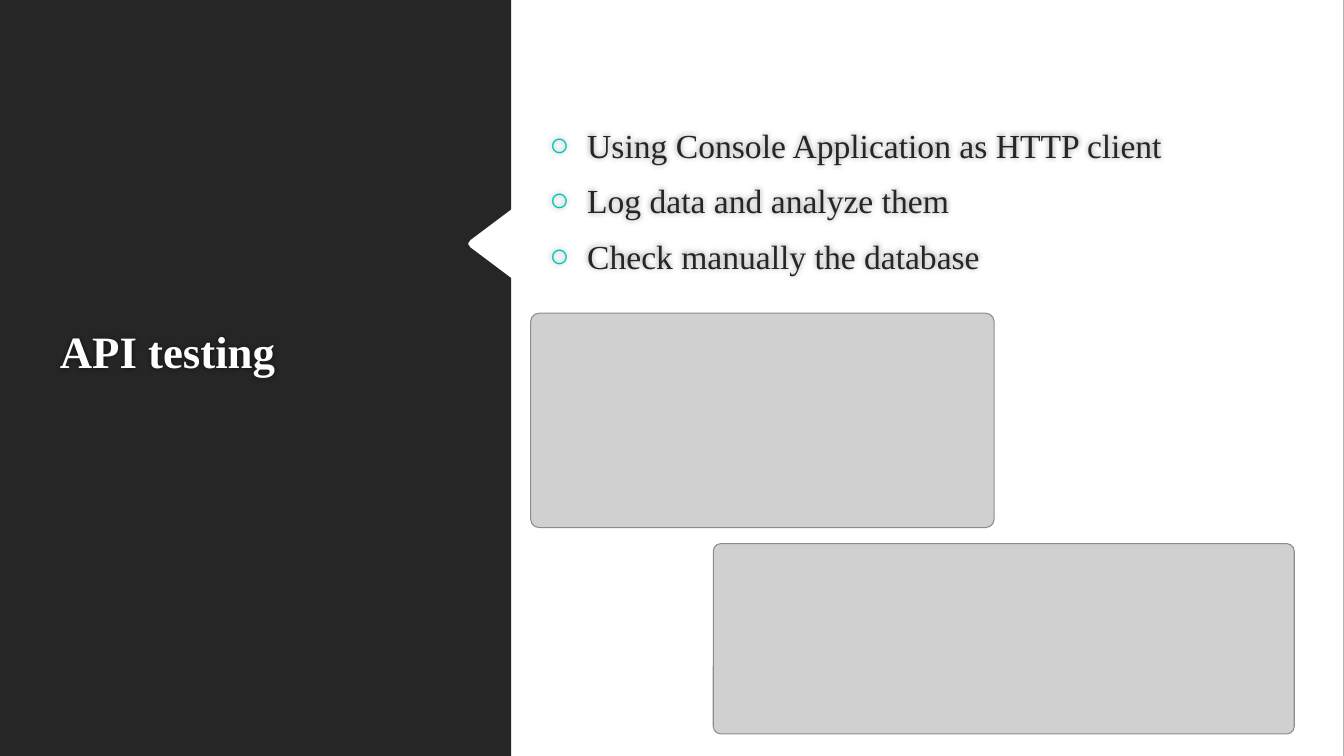
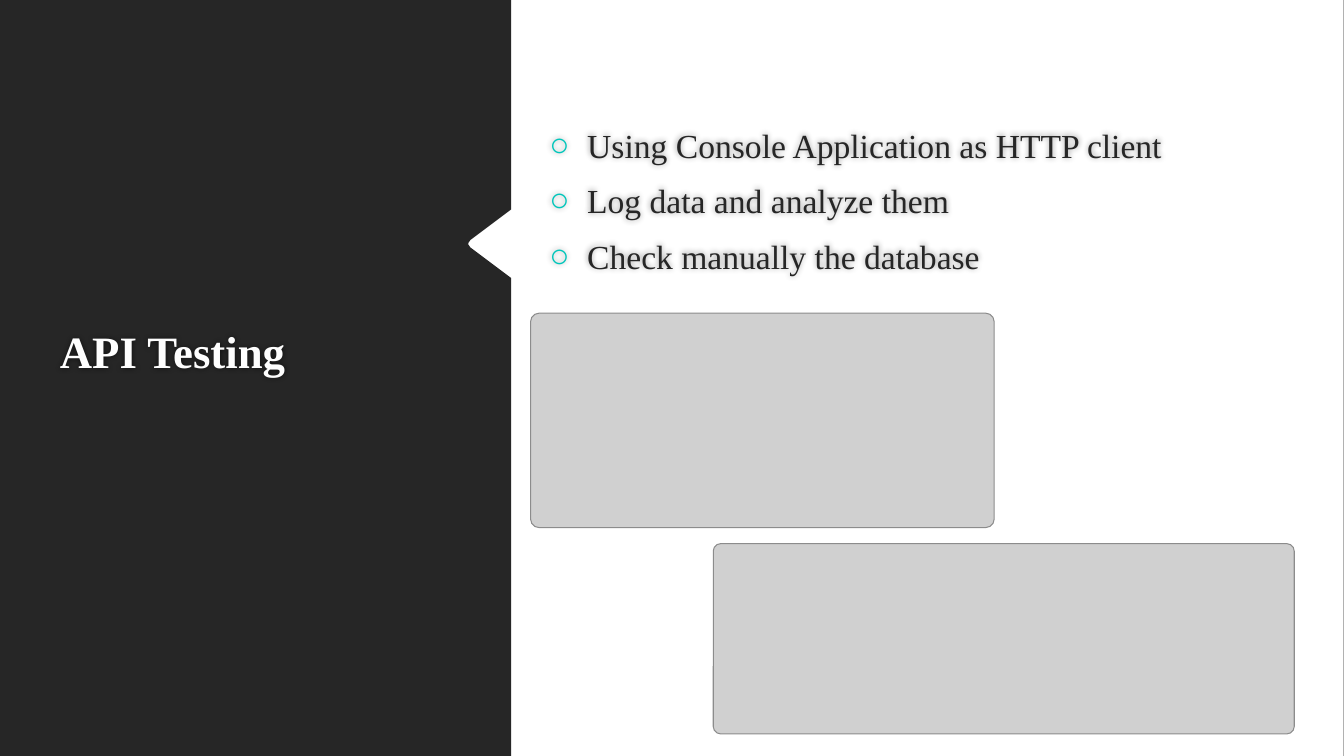
Before and after one commit to theRomanianWarrior/dissertation, a slide deck: slide 12 of presentation.pptx (slide 9 before the commit). Drawn at 1344x756 pixels with LibreOffice and Linux fonts; fonts in the diff are those of the drawing; grey boxes stand for pictures; background and template pictures are left out. Boxes give left, top, right and bottom in pixels: in the first picture for what was removed or moved away, otherwise in the second. Text is boxed around its words. In the diff, an @@ line names an element or a change of style, - is before the commit and + after.

```diff
--- a/presentation.pptx
+++ b/presentation.pptx
@@ title at <box>60,337,285,378</box>: text changed @@
-API testing
+API Testing
```
Also in this commit, not shown: 7 other slides changed, 3 slides added, 11 other files.
